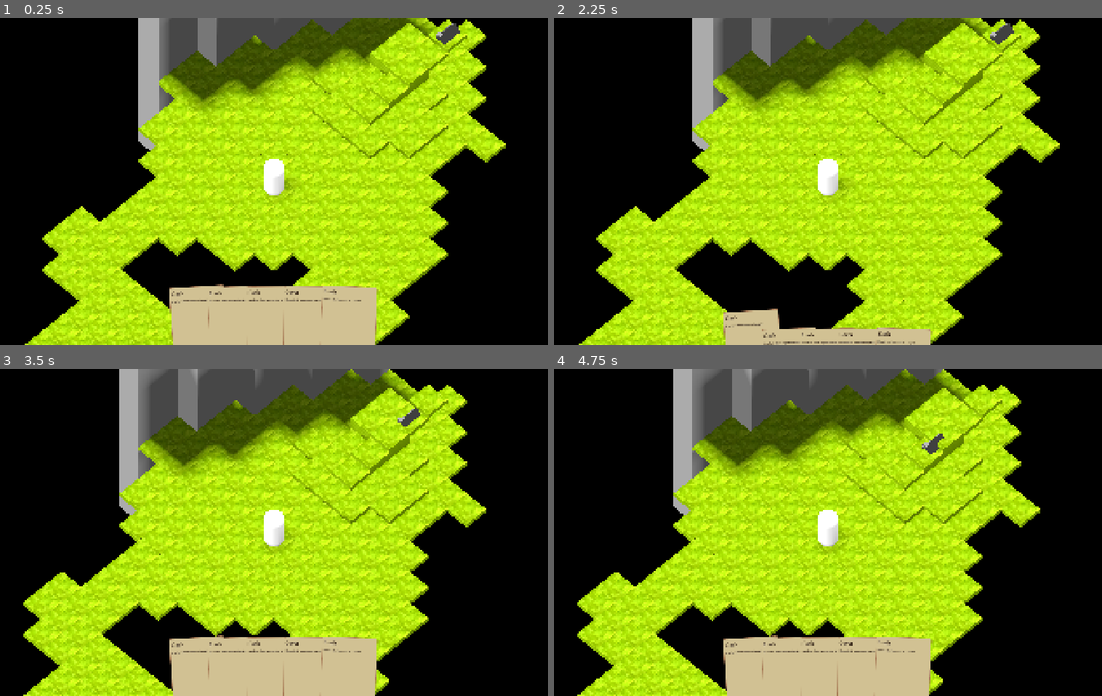
Above: before the commit, frames 1-4 (two rows, left to right).
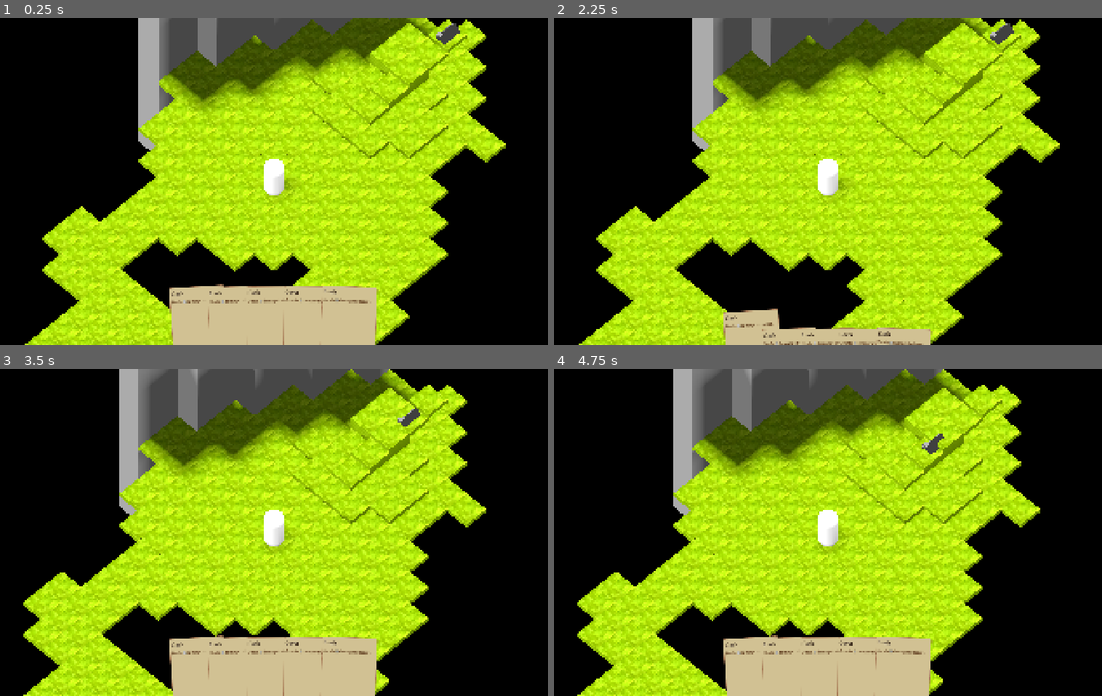
Above: after the commit, the same moments.

Repository: meelkor/veilways
Game: Godot game, scene res://prototype.tscn
Two runs of this game, one before a commit and one after it. Both use one fixed random seed, a clock stepped at 60 frames per second and the inputs below.
Inputs (mouse positions are in pixels of both pictures, inside the frame that each line leads up to):
- Up to frame 1 (0.25 s): no input
- Up to frame 2 (2.25 s): click (751, 318) at 0.52 s; click (751, 344) at 1.25 s; click (751, 318) at 2.02 s
- Up to frame 3 (3.5 s): tap Enter at 2.75 s; move the mouse to (400, 516) at 2.77 s; click (400, 516) at 2.92 s
- Up to frame 4 (4.75 s): move the mouse to (712, 548) at 3.52 s; click (712, 548) at 3.67 s; move the mouse to (888, 460) at 4.27 s; click (888, 460) at 4.42 s

The runs differ from the first frame. In frame 1, 0.2% of the frame differs, in the area x 31-68%, y 85-88%; in frame 2, 0.3%, in the area x 31-68%, y 93-100%; in frame 3, 0.2%; in frame 4, 0.2%.

Commit message:
add color/family support and include them in card description

Diff:
--- a/content/cards/cover.tres
+++ b/content/cards/cover.tres
@@ -6,6 +6,7 @@
 
 [sub_resource type="Resource" id="Resource_r12qx"]
 script = ExtResource("2_00vxe")
+color = 1
 temp_hp = 2
 metadata/_custom_type_script = "uid://rx7tm062e4w"
 
--- a/content/cards/slash.tres
+++ b/content/cards/slash.tres
@@ -7,6 +7,8 @@
 [sub_resource type="Resource" id="Resource_bk8nm"]
 script = ExtResource("1_7ybqn")
 damage = 2
+color = 1
+requires_actor_target = true
 radius_tiles = 1
 range_tiles = 1
 metadata/_custom_type_script = "uid://rx7tm062e4w"
--- a/lib/actor/actor.gd
+++ b/lib/actor/actor.gd
@@ -68,9 +68,15 @@
 
 func cast_card(card_pointer: Deck.Pointer, target_tile: Vector3i) -> void:
 	@warning_ignore("redundant_await")
-	await card_pointer.card.effect.execute(self, target_tile)
+	await card_pointer.card.execute(self, target_tile)
 	assert(card_pointer.deck == deck, "Actor %s is casting card from foreign deck")
 	card_pointer.move_to_discard_pile()
+
+
+## Since numbers on cards may be modified by actor's conditions, equipments
+## etc. it needs to be computed by the actor.
+func resolve_number(family: Enums.CardFamily, color: Enums.NumberColor, base: int) -> EffectNumber:
+	return EffectNumber.new(self, family, color, base)
 
 
 func _ready() -> void:
--- a/lib/cards/card.gd
+++ b/lib/cards/card.gd
@@ -4,6 +4,8 @@
 @export var name: String
 
 @export var effect: CardEffect
+
+@export var family: Enums.CardFamily
 
 ## If set to non-empty string, overrides the generated description provided by
 ## the effect.
@@ -19,3 +21,7 @@
 ## doesn't need to happen.
 func is_self() -> bool:
 	return effect.range_tiles == 0
+
+
+func execute(actor: Actor, target: Vector3i) -> void:
+	effect.execute(self, actor, target)
--- a/lib/cards/card_effect.gd
+++ b/lib/cards/card_effect.gd
@@ -34,9 +34,14 @@
 
 
 ## Execute the actual effect, updating world as necessary (e.g. dealing damage,
-## killing etc.)
-@abstract func execute(actor: Actor, target: Vector3i) -> void
+## killing etc.). Card needs to be provided since it contains info such as its
+## family.
+@abstract func execute(card: Card, actor: Actor, target: Vector3i) -> void
 
 
 func _get_target_actors(target: Vector3i) -> Array[Actor]:
 	return Game.instance.get_target_actors(target, radius_tiles)
+
+
+func _to_exp(color: Enums.NumberColor, base: int) -> String:
+	return "[[c=%s:%s]]" % [color, base]
--- a/lib/cards/card_effect_deal.gd
+++ b/lib/cards/card_effect_deal.gd
@@ -3,6 +3,8 @@
 extends CardEffect
 
 @export var damage: int
+
+@export var color: Enums.NumberColor
 
 @export var temp_hp: int
 
@@ -16,18 +18,18 @@
 	return !!target_actor and (range_tiles == 0) == (actor == target_actor)
 
 
-func execute(actor: Actor, target: Vector3i) -> void:
+func execute(card: Card, actor: Actor, target: Vector3i) -> void:
 	var target_actor := Game.instance.get_tile_actor(target)
 	if damage > 0:
-		Game.instance.deal_damage(actor, target_actor, damage)
+		Game.instance.deal_damage(actor, target_actor, actor.resolve_number(card.family, color, damage))
 	if temp_hp > 0:
-		Game.instance.grant_temp_hp(target_actor, temp_hp)
+		Game.instance.grant_temp_hp(target_actor, actor.resolve_number(card.family, color, temp_hp))
 
 
 func _get_description() -> String:
 	var lines: Array[String]
 	if damage > 0:
-		lines.append("Deals %s damage to target." % temp_hp)
+		lines.append("Deals %s damage to target." % _to_exp(color, damage))
 	if temp_hp > 0:
-		lines.append("Grants %s temporary HP." % temp_hp)
+		lines.append("Grants %s temporary HP." % _to_exp(color, temp_hp))
 	return "\n".join(lines)
--- /dev/null
+++ b/lib/cards/effect_number.gd
@@ -0,0 +1,25 @@
+class_name EffectNumber
+extends RefCounted
+
+var color: Enums.NumberColor
+
+var family: Enums.CardFamily
+
+var base: int
+
+var actor: Actor
+
+var total: int:
+	get = _get_total
+
+
+func _init(i_actor: Actor, i_family: Enums.CardFamily, i_color: Enums.NumberColor, i_base: int = 0) -> void:
+	actor = i_actor
+	family = i_family
+	color = i_color
+	base = i_base
+
+
+func _get_total() -> int:
+	# todo: sum up bonuses here from conditions, equipment and passives
+	return base
--- a/lib/enums.gd
+++ b/lib/enums.gd
@@ -1,14 +1,30 @@
 class_name Enums
 extends Object
 
-enum EffectColor {
-	GRAY,
+enum CardFamily {
+	SWORD,
+	SHIELD,
+	BOOK,
+	CROSSBOW,
+}
+
+enum NumberColor {
+	NONE,
+	SILVER,
+	GREEN,
 	RED,
-	GREEN,
-	BLUE,
-	VIOLET,
 }
 
 
-static func get_color(_cl: EffectColor) -> Color:
-	return Color()
+static func get_color(cl: NumberColor) -> Color:
+	match cl:
+		NumberColor.NONE:
+			return Color.BLACK
+		NumberColor.SILVER:
+			return Color(0.8, 0.8, 0.8)
+		NumberColor.GREEN:
+			return Color.GREEN
+		NumberColor.RED:
+			return Color.RED
+		_:
+			return Color.HOT_PINK
--- a/lib/game.gd
+++ b/lib/game.gd
@@ -81,14 +81,14 @@
 		return _npcs.get(Utils.get_tile_key(tile), null)
 
 
-func deal_damage(_source_actor: Actor, target_actor: Actor, amount: int) -> void:
-	target_actor.hp = maxi(0, target_actor.hp - amount)
+func deal_damage(_source_actor: Actor, target_actor: Actor, number: EffectNumber) -> void:
+	target_actor.hp = maxi(0, target_actor.hp - number.total)
 	if target_actor.hp == 0:
 		kill(target_actor)
 
 
-func grant_temp_hp(target_actor: Actor, amount: int) -> void:
-	target_actor.temp_hp += mini(amount, target_actor.max_hp)
+func grant_temp_hp(target_actor: Actor, number: EffectNumber) -> void:
+	target_actor.temp_hp += mini(number.total, target_actor.max_hp)
 
 
 func kill(actor: Actor) -> void:
--- a/ui/card_view/card_view.gd
+++ b/ui/card_view/card_view.gd
@@ -30,4 +30,33 @@
 func _update_content() -> void:
 	if is_inside_tree():
 		(%NameLabel as Label).text = card.name
-		(%DescriptionLabel as Label).text = card.description
+		# todo: fix hardcoded player
+		(%DescriptionLabel as RichTextLabel).text = _format_description(Game.instance.player)
+
+
+## Fill in card text template correct values with correct formatting (e.g. for
+## number with color compute the value for given actor and show it correctly)
+func _format_description(actor: Actor) -> String:
+	var regex := RegEx.create_from_string("\\[\\[(\\w+=\\d+:)+(\\d+)\\]\\]")
+	var _family := card.family
+	var description := card.description
+	var result: RegExMatch
+	result = regex.search(description)
+	var color := Enums.NumberColor.NONE
+	while result != null:
+		var whole := result.get_string(0)
+		var base := result.get_string(result.get_group_count()).to_int()
+		for i in range(result.get_group_count() - 1):
+			var param_str := result.get_string(i + 1)
+			var parsed_param := param_str.substr(0, param_str.length() - 1).split("=")
+			var param_name := parsed_param[0]
+			var param_val := parsed_param[1].to_int()
+			if param_name == "c":
+				color = param_val as Enums.NumberColor
+		var color_str := Enums.get_color(color).to_html()
+		var total := actor.resolve_number(card.family, color, base).total
+
+		var formatted := "[outline_size=4][outline_color=black][b][color=%s]%s[/color][/b][/outline_color][/outline_size]" % [color_str, total]
+		description = description.replace(whole, formatted)
+		result = regex.search(description)
+	return description
--- a/ui/card_view/card_view.tscn
+++ b/ui/card_view/card_view.tscn
@@ -2,6 +2,7 @@
 
 [ext_resource type="StyleBox" uid="uid://bhvbuvs213c4c" path="res://ui/card_view/card_view_style.tres" id="1_clnob"]
 [ext_resource type="Script" uid="uid://dmkq0oqkspsix" path="res://ui/card_view/card_view.gd" id="1_eto4x"]
+[ext_resource type="Theme" uid="uid://bt1wtnycqamh0" path="res://default.theme" id="3_j4p4s"]
 
 [sub_resource type="StyleBoxFlat" id="StyleBoxFlat_clnob"]
 bg_color = Color(0.75553733, 0.6880944, 0.49389142, 1)
@@ -21,12 +22,7 @@
 font_color = Color(0.13310519, 0.06651318, 0.018813096, 1)
 shadow_color = Color(1, 1, 1, 0.21176471)
 
-[sub_resource type="LabelSettings" id="LabelSettings_eto4x"]
-line_spacing = 0.0
-font_color = Color(0.13310519, 0.06651318, 0.018813096, 1)
-shadow_color = Color(0.796243, 0.796243, 0.796243, 0.21176471)
-
-[node name="CardView" type="Button"]
+[node name="CardView" type="Button" unique_id=533344389]
 custom_minimum_size = Vector2(260, 320)
 anchors_preset = 7
 anchor_left = 0.5
@@ -47,7 +43,7 @@
 theme_override_styles/focus = ExtResource("1_clnob")
 script = ExtResource("1_eto4x")
 
-[node name="MarginContainer" type="MarginContainer" parent="."]
+[node name="MarginContainer" type="MarginContainer" parent="." unique_id=1426065693]
 layout_mode = 1
 anchors_preset = 15
 anchor_right = 1.0
@@ -59,18 +55,20 @@
 theme_override_constants/margin_right = 6
 theme_override_constants/margin_bottom = 6
 
-[node name="VBoxContainer" type="VBoxContainer" parent="MarginContainer"]
+[node name="VBoxContainer" type="VBoxContainer" parent="MarginContainer" unique_id=1852412629]
 layout_mode = 2
 
-[node name="NameLabel" type="Label" parent="MarginContainer/VBoxContainer"]
+[node name="NameLabel" type="Label" parent="MarginContainer/VBoxContainer" unique_id=1638692034]
 unique_name_in_owner = true
 layout_mode = 2
 text = "Card name"
 label_settings = SubResource("LabelSettings_alymm")
 
-[node name="DescriptionLabel" type="Label" parent="MarginContainer/VBoxContainer"]
+[node name="DescriptionLabel" type="RichTextLabel" parent="MarginContainer/VBoxContainer" unique_id=1649576990]
 unique_name_in_owner = true
 layout_mode = 2
+size_flags_vertical = 3
+mouse_filter = 1
+theme = ExtResource("3_j4p4s")
+bbcode_enabled = true
 text = "Card description which may be much longer"
-label_settings = SubResource("LabelSettings_eto4x")
-autowrap_mode = 3
Binary file changed: default.theme
Not shown, added: lib/cards/effect_number.gd.uid
